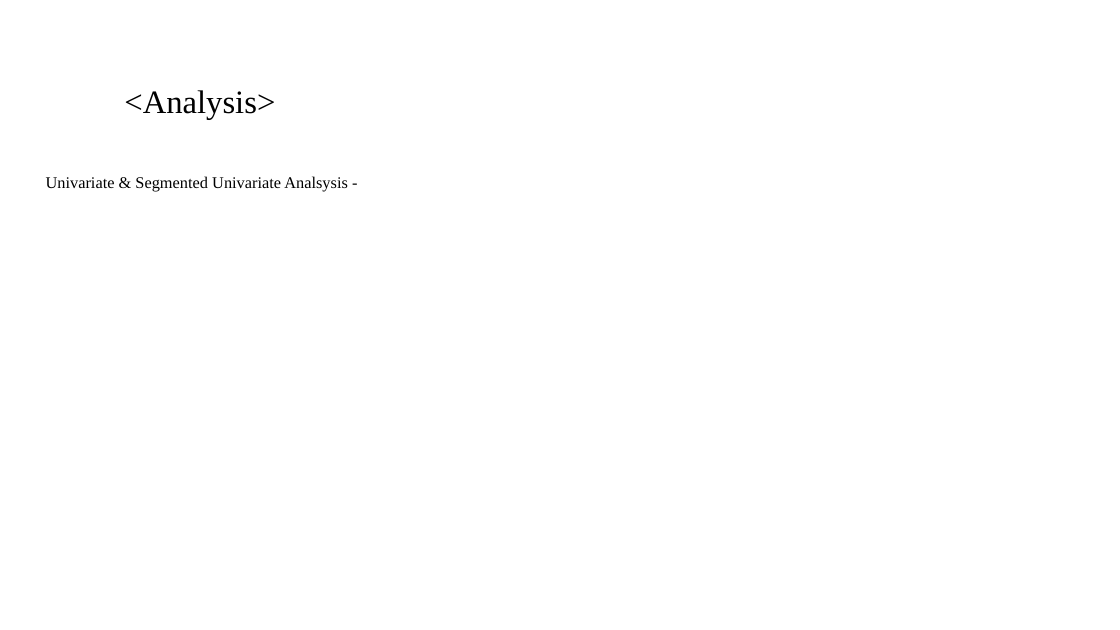
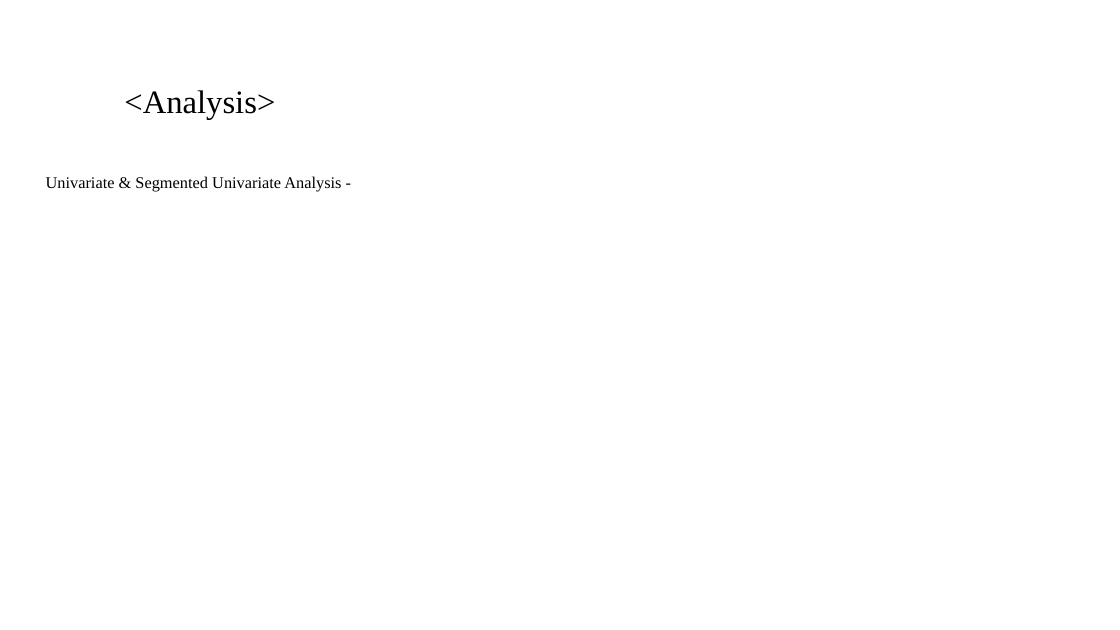
Before and after one commit to pkurumbudel/EDACaseStudy, a slide deck: slide 8 of EDA_Presentation.pptx (slide 7 before the commit). Drawn at 1120x630 pixels with LibreOffice and Linux fonts; fonts in the diff are those of the drawing; background and template pictures are left out. Boxes give left, top, right and bottom in pixels: in the first picture for what was removed or moved away, otherwise in the second. Text is boxed around its words. In the diff, an @@ line names an element or a change of style, - is before the commit and + after.

```diff
--- a/EDA_Presentation.pptx
+++ b/EDA_Presentation.pptx
@@ text at (46, 176, 341, 192): text changed @@
-Univariate & Segmented Univariate Analsysis -
+Univariate & Segmented Univariate Analysis -
```
Also in this commit, not shown: 2 other slides changed, 2 slides added, 1 slide removed, 1 other file.
